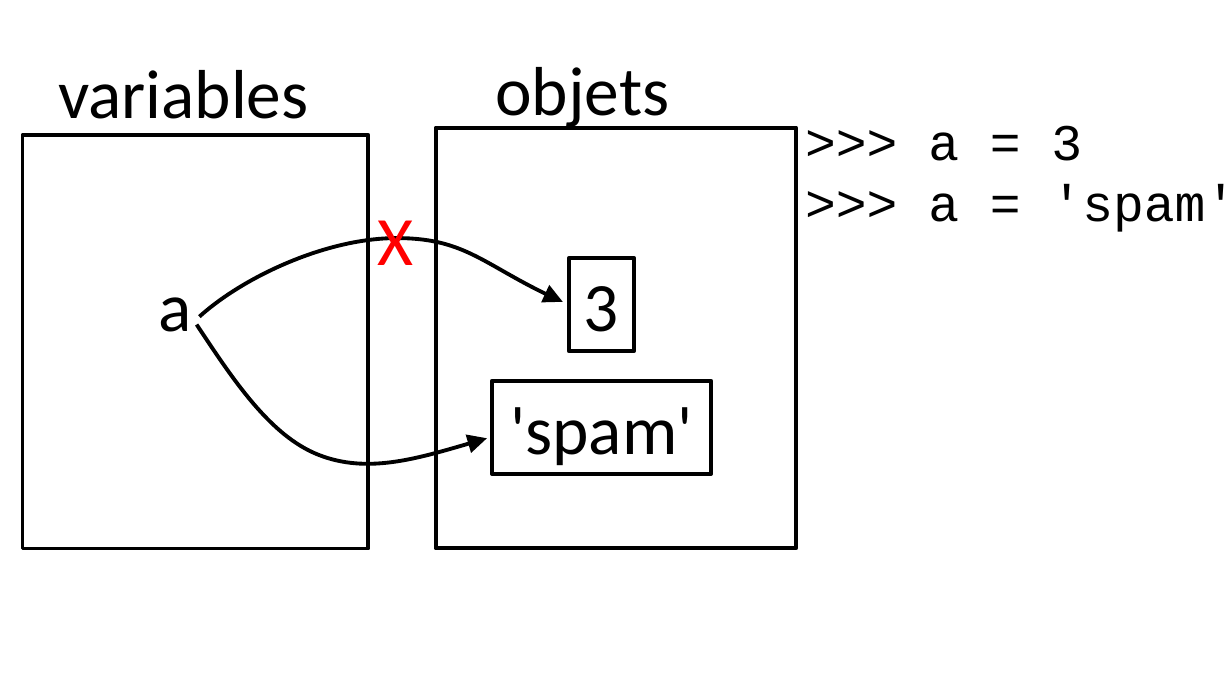
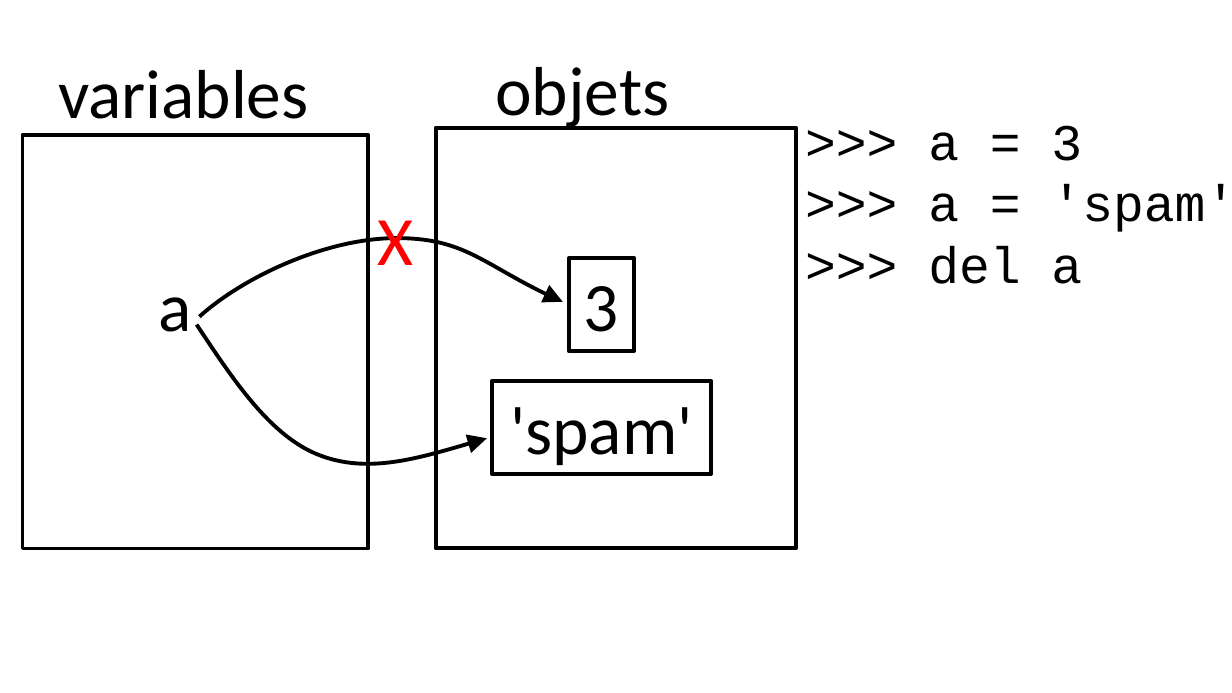
Before and after one commit to parmentelat/flotpython-archive, a slide deck: slide 9 of w1/w1-s6-av-slide1.pptx. Drawn at 1232x693 pixels with LibreOffice and Linux fonts; fonts in the diff are those of the drawing. Boxes give left, top, right and bottom in pixels: in the first picture for what was removed or moved away, otherwise in the second. Text is boxed around its words. In the diff, an @@ line names an element or a change of style, - is before the commit and + after.

```diff
--- a/w1/w1-s6-av-slide1.pptx
+++ b/w1/w1-s6-av-slide1.pptx
@@ text at box(928, 246, 1082, 284): paragraph added @@
+>>> del a
```
Also in this commit, not shown: 2 other slides changed, 14 other files.
